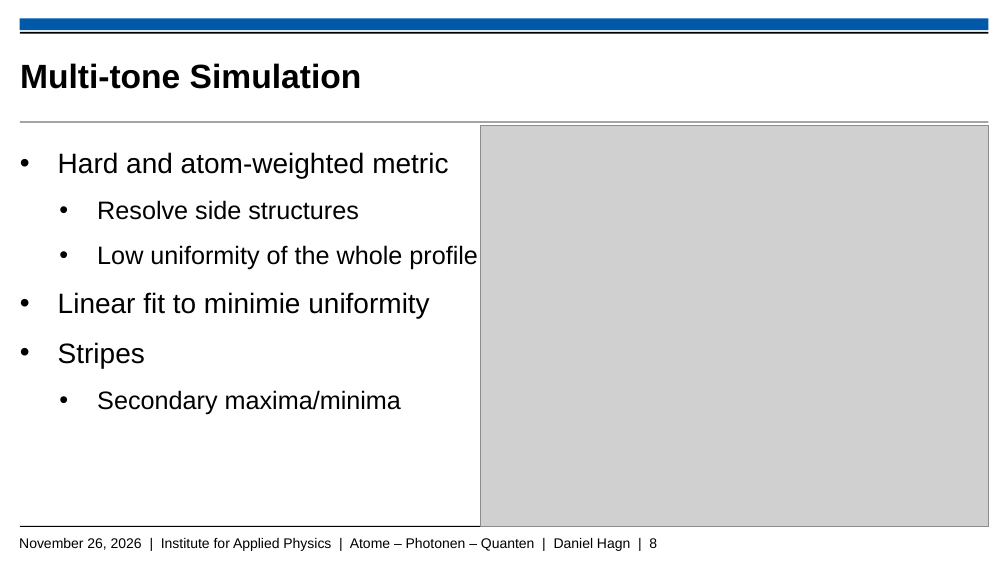
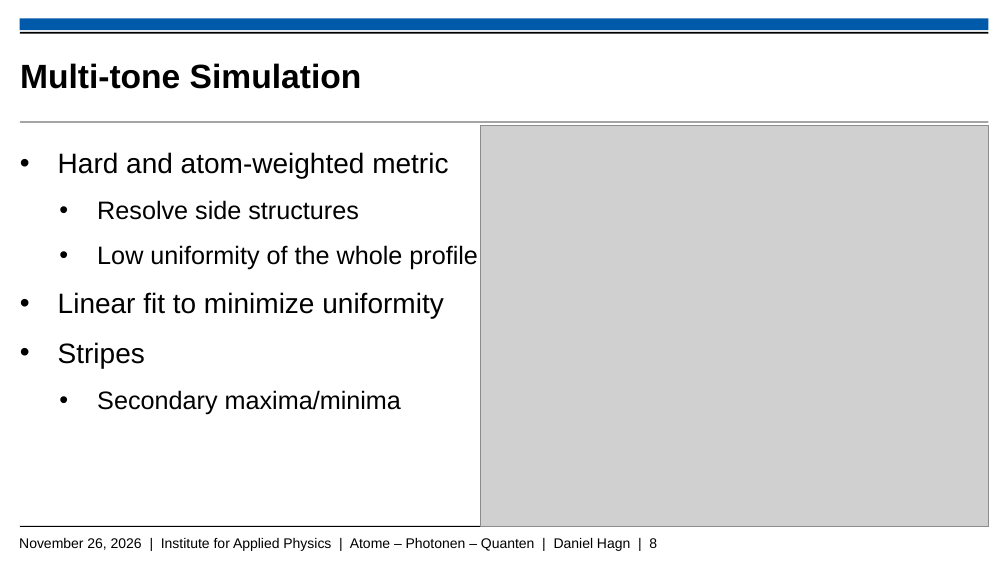
Before and after one commit to Daniel-Hagn-physik/Masterthesis_Backup, a slide deck: slide 8 of Hagn_Daniel_Mastervortrag.pptx. Drawn at 1008x567 pixels with LibreOffice and Linux fonts; fonts in the diff are those of the drawing; grey boxes stand for pictures; background and template pictures are left out. Boxes give left, top, right and bottom in pixels: in the first picture for what was removed or moved away, otherwise in the second. Text is boxed around its words. In the diff, an @@ line names an element or a change of style, - is before the commit and + after.

```diff
--- a/Hagn_Daniel_Mastervortrag.pptx
+++ b/Hagn_Daniel_Mastervortrag.pptx
@@ text at [58,292,443,319]: text changed @@
-  • Linear fit to minimie uniformity
+  • Linear fit to minimize uniformity
```
Also in this commit, not shown: 2 other slides changed.
